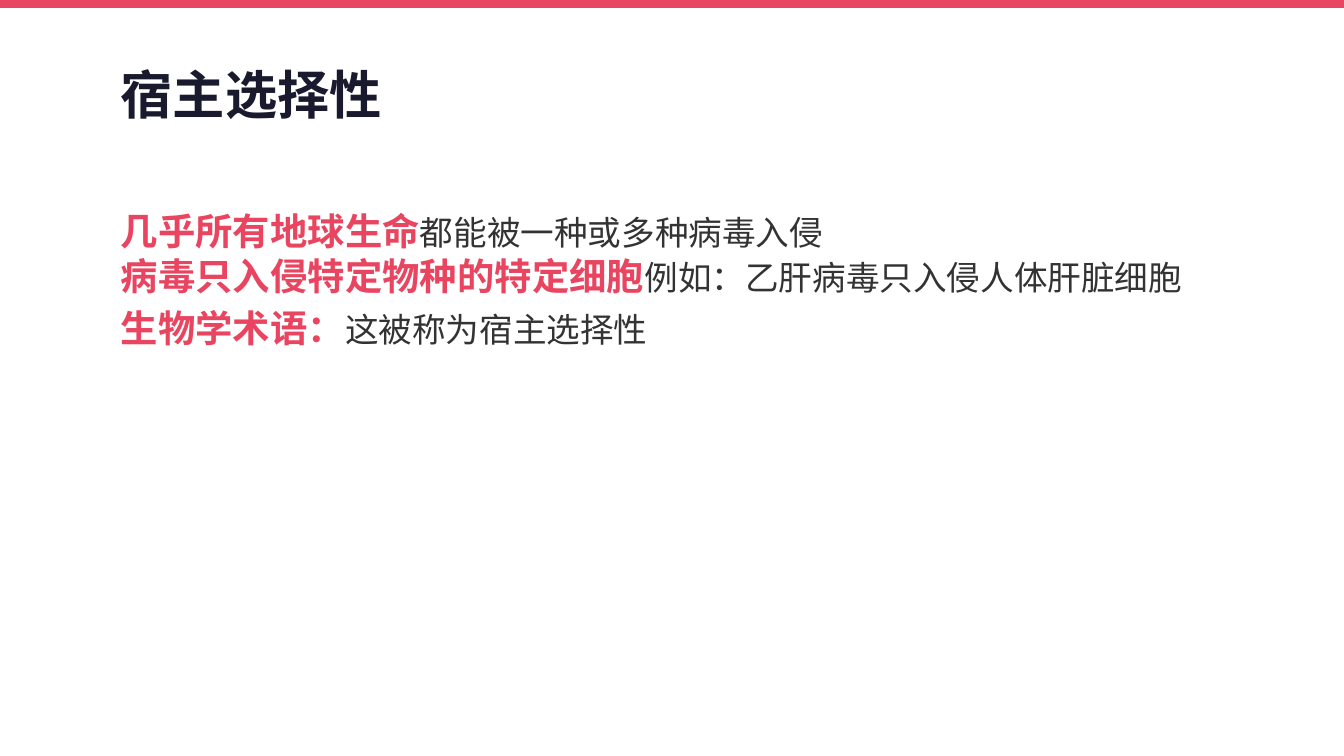
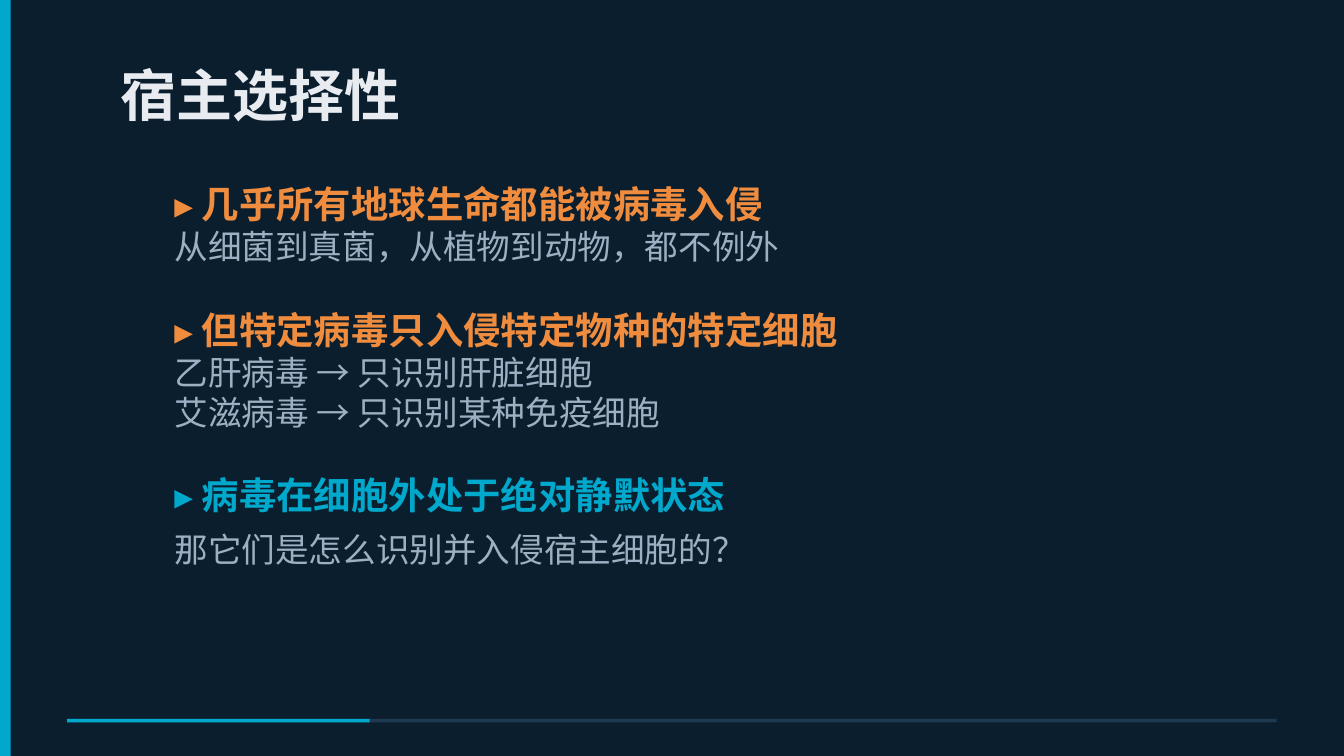
Before and after one commit to 1998x-stack/srt2ppt, a slide deck: slide 5 of examples/第3集-slides.pptx (slide 7 before the commit). Drawn at 1344x756 pixels with LibreOffice and Linux fonts; fonts in the diff are those of the drawing. Boxes give left, top, right and bottom in pixels: in the first picture for what was removed or moved away, otherwise in the second. Text is boxed around its words. In the diff, an @@ line names an element or a change of style, - is before the commit and + after.

```diff
--- a/examples/第3集-slides.pptx
+++ b/examples/第3集-slides.pptx
@@ background #FFFFFF to #0B1E2E @@
@@ rectangle removed at [0,0,1344,8] @@
@@ rectangle added at [0,0,11,756], fill #00A8CC @@
@@ text "宿主选择性" at [121,68,401,122]: size 28 to 30 pt, text colour #1A1A2E to #E8ECF0 @@
@@ text at [174,186,838,565]: text changed; text colour #333333 to #9BB0C2 @@
-几乎所有地球生命都能被一种或多种病毒入侵
-病毒只入侵特定物种的特定细胞例如：乙肝病毒只入侵人体肝脏细胞
-生物学术语：这被称为宿主选择性
+▸ 几乎所有地球生命都能被病毒入侵
+从细菌到真菌，从植物到动物，都不例外
+▸ 但特定病毒只入侵特定物种的特定细胞
+乙肝病毒 → 只识别肝脏细胞
+艾滋病毒 → 只识别某种免疫细胞
+▸ 病毒在细胞外处于绝对静默状态
+那它们是怎么识别并入侵宿主细胞的？
@@ rectangle added at [67,719,1277,723], fill #1E3A50 @@
@@ rectangle added at [67,719,370,723], fill #00A8CC @@
```
Also in this commit, not shown: 5 other slides changed, 11 slides added, 13 slides removed, 9 other files.
